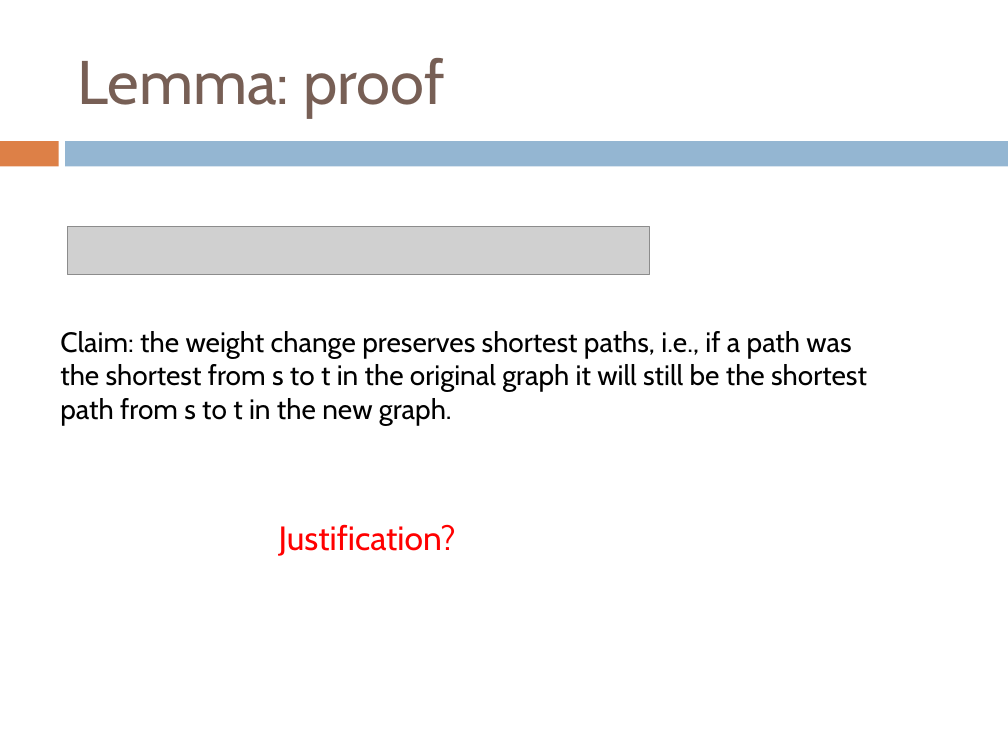
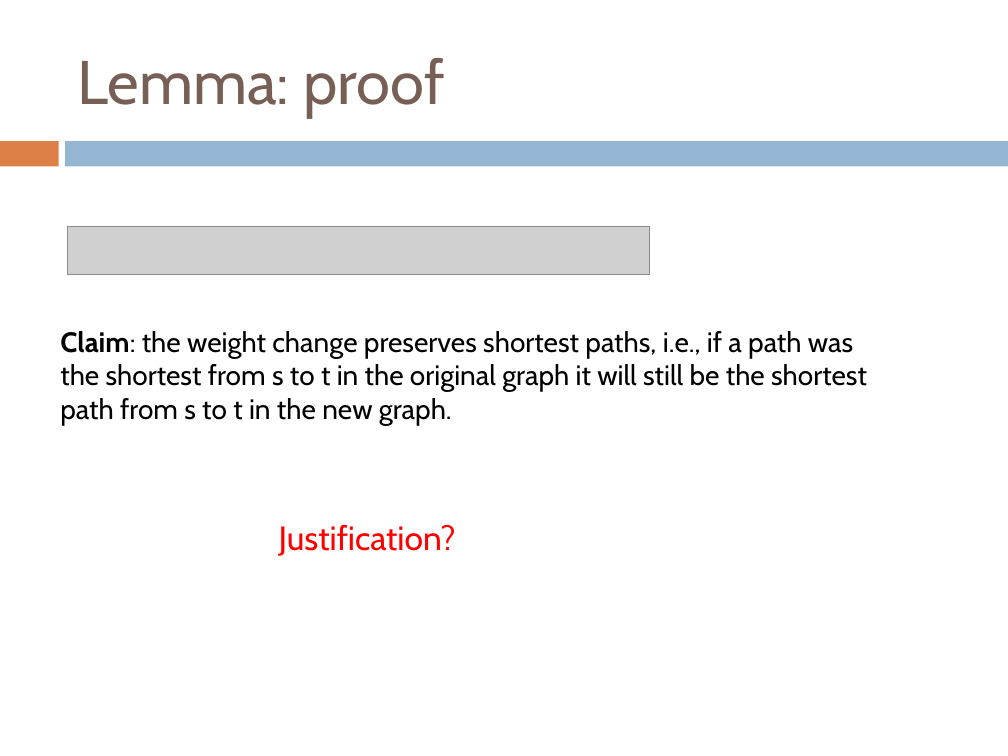
Before and after one commit to Collins-kariuk/Algorithms, a slide deck: slide 67 of Lectures/Lecture 20_All-Pairs Shortest Paths.pptx. Drawn at 1008x756 pixels with LibreOffice and Linux fonts; fonts in the diff are those of the drawing; grey boxes stand for pictures. Boxes give left, top, right and bottom in pixels: in the first picture for what was removed or moved away, otherwise in the second. Text is boxed around its words. In the diff, an @@ line names an element or a change of style, - is before the commit and + after.

Commit message:
Review Lecture 20_All-Pairs Shortest Paths

```diff
--- a/Lectures/Lecture 20_All-Pairs Shortest Paths.pptx
+++ b/Lectures/Lecture 20_All-Pairs Shortest Paths.pptx
@@ text "Claim: the weight change preserves ..." at box(60, 331, 867, 425): bold on in "Claim:" @@
```
Also in this commit, not shown: 13 other slides changed.
